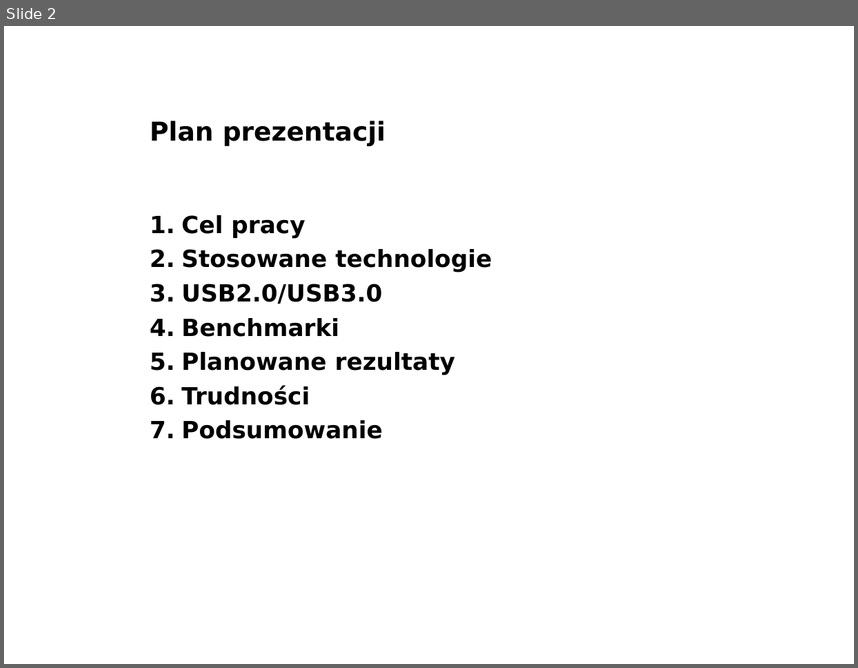
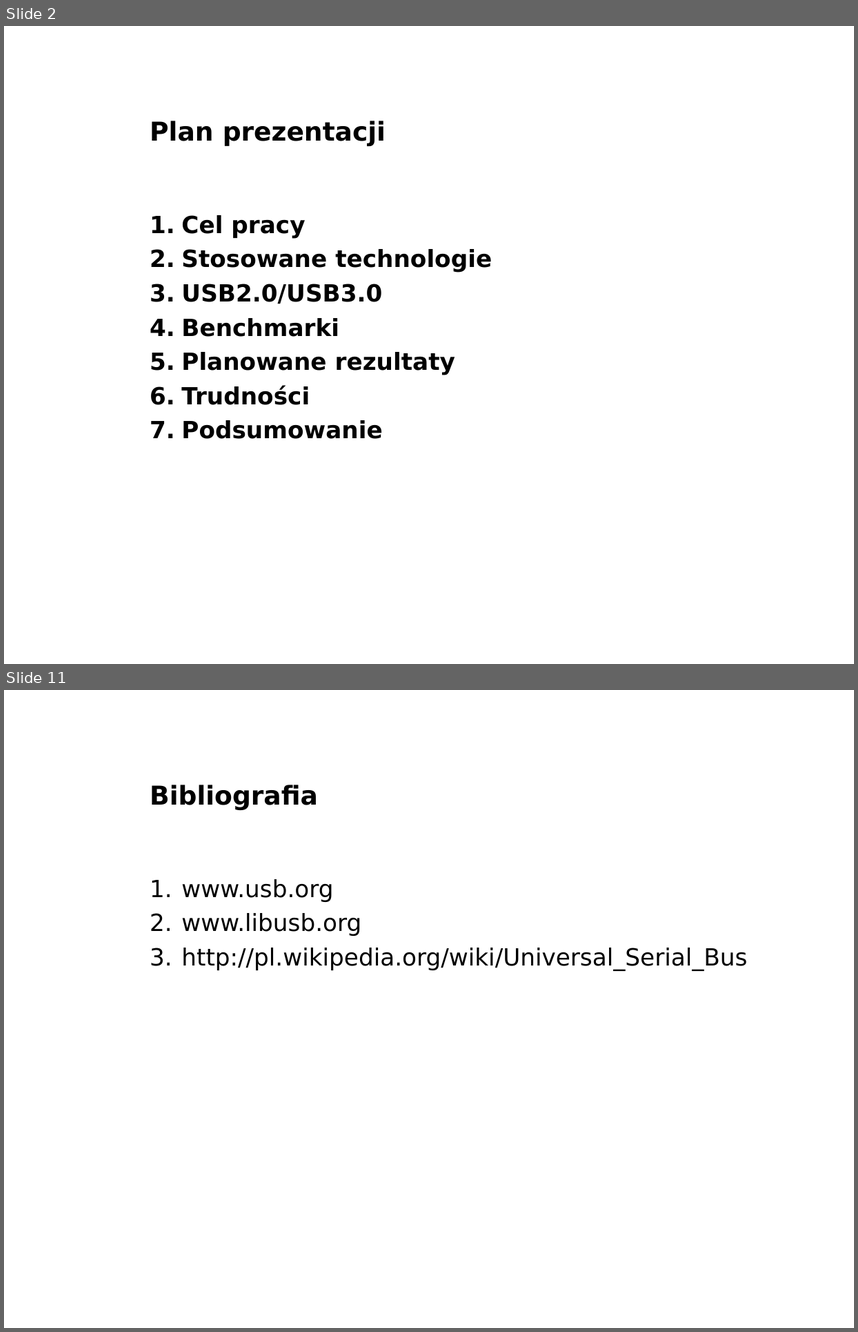
Before and after one commit to lpawlik91/USBSpeedTest, a slide deck: docs/seminaria1.ppt. Shown one above the other, each under a label of ours: slide 2 before the commit, slides 2 and 11 after it; the slides between them are not shown. The pictures are 858x668 and 858x1332 pixels, drawn with LibreOffice and Linux fonts; fonts in the diff are those of the drawing; background and template pictures are left out. Boxes give left, top, right and bottom in pixels: in the first picture for what was removed or moved away, otherwise in the second. Text is boxed around its words. In the diff, an @@ line names an element or a change of style, - is before the commit and + after.

```diff
--- a/docs/seminaria1.ppt
+++ b/docs/seminaria1.ppt
@@ slide 11 added at (4, 690, 854, 1328), background picture (left out) @@
@@ title added at (150, 785, 318, 810), 22 pt, text #000000, bold @@
+Bibliografia
@@ text added at (181, 879, 747, 971), 20 pt, text #000000 @@
+1. www.usb.org
+2. www.libusb.org
+3. http://pl.wikipedia.org/wiki/Universal_Serial_Bus
```
Also in this commit, not shown: 3 slides changed, 5 other slides added, 4 slides removed.
